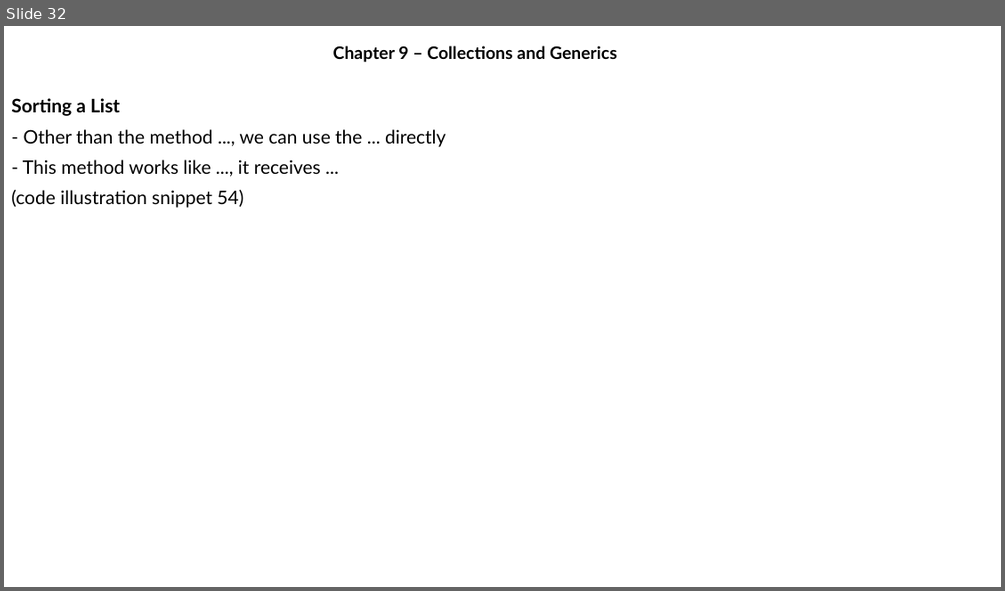
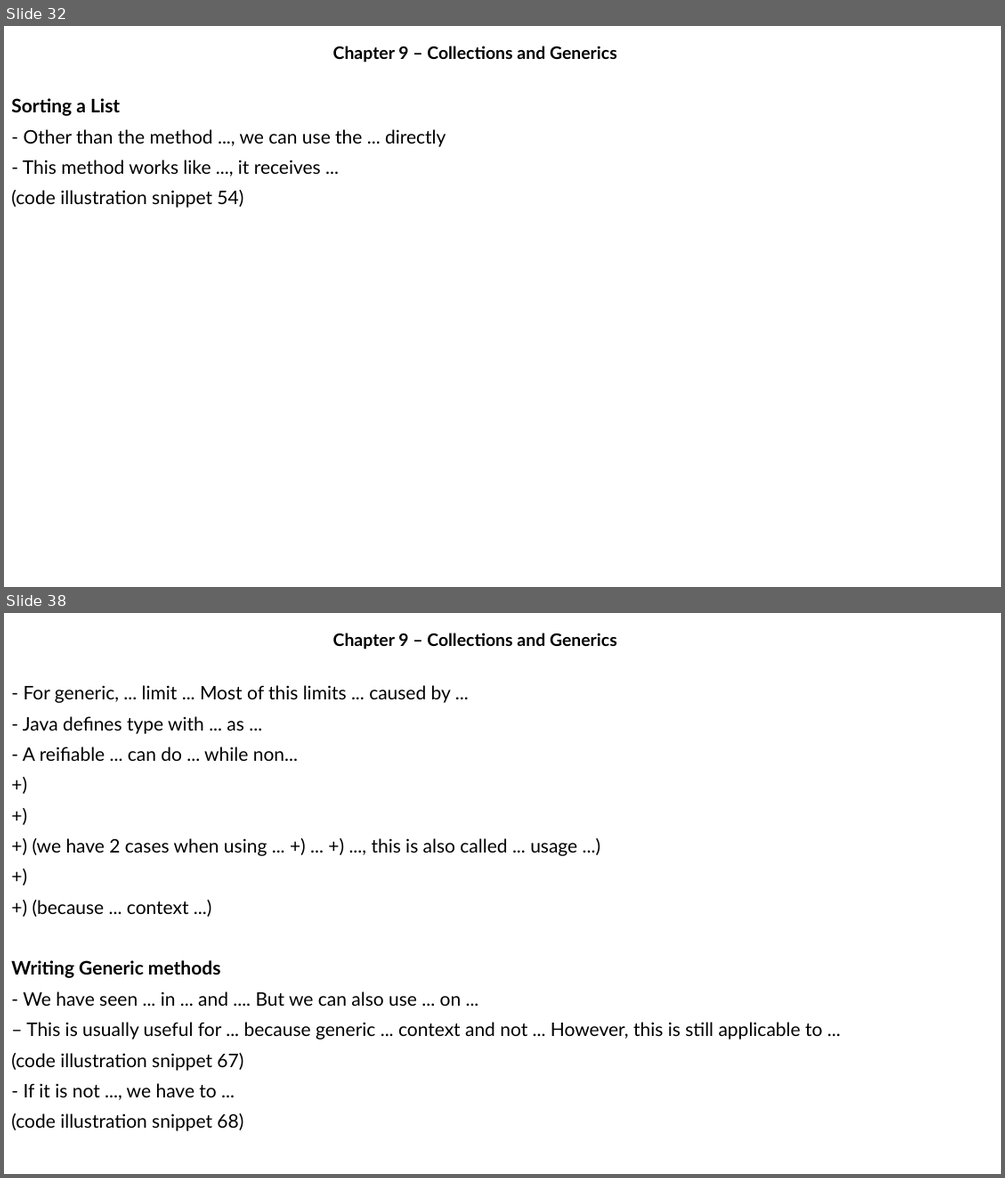
Before and after one commit to MaiDinhVinh/CS-Java, a slide deck: OCP17/old progress/Chapter 9 - Collections and Generics.pptx. Shown one above the other, each under a label of ours: slide 32 before the commit, slides 32 and 38 after it; the slides between them are not shown. The pictures are 1005x591 and 1005x1178 pixels, drawn with LibreOffice and Linux fonts; fonts in the diff are those of the drawing. Boxes give left, top, right and bottom in pixels: in the first picture for what was removed or moved away, otherwise in the second. Text is boxed around its words. In the diff, an @@ line names an element or a change of style, - is before the commit and + after.

```diff
--- a/OCP17/old progress/Chapter 9 - Collections and Generics.pptx
+++ b/OCP17/old progress/Chapter 9 - Collections and Generics.pptx
@@ slide 38 added at [4, 613, 1001, 1174], background #FFFFFF @@
@@ subtitle added at [333, 633, 617, 649], 16.6 pt, text #000000, bold @@
+Chapter 9 – Collections and Generics
@@ text added at [11, 685, 822, 1131], 18 pt, text #000000 @@
+- For generic, ... limit ... Most of this limits ... caused by ...
+- Java defines type with ... as ...
+- A reifiable ... can do ... while non...
++)
++)
++) (we have 2 cases when using ... +) ... +) ..., this is also called ... usage ...)
++)
++) (because ... context ...)
+Writing Generic methods
+- We have seen ... in ... and .... But we can also use ... on ...
+– This is usually useful for ... because generic ... context and not ... However, this is still applicable to ...
+(code illustration snippet 67)
+- If it is not ..., we have to ...
+(code illustration snippet 68)
```
Also in this commit, not shown: 9 other slides added.
